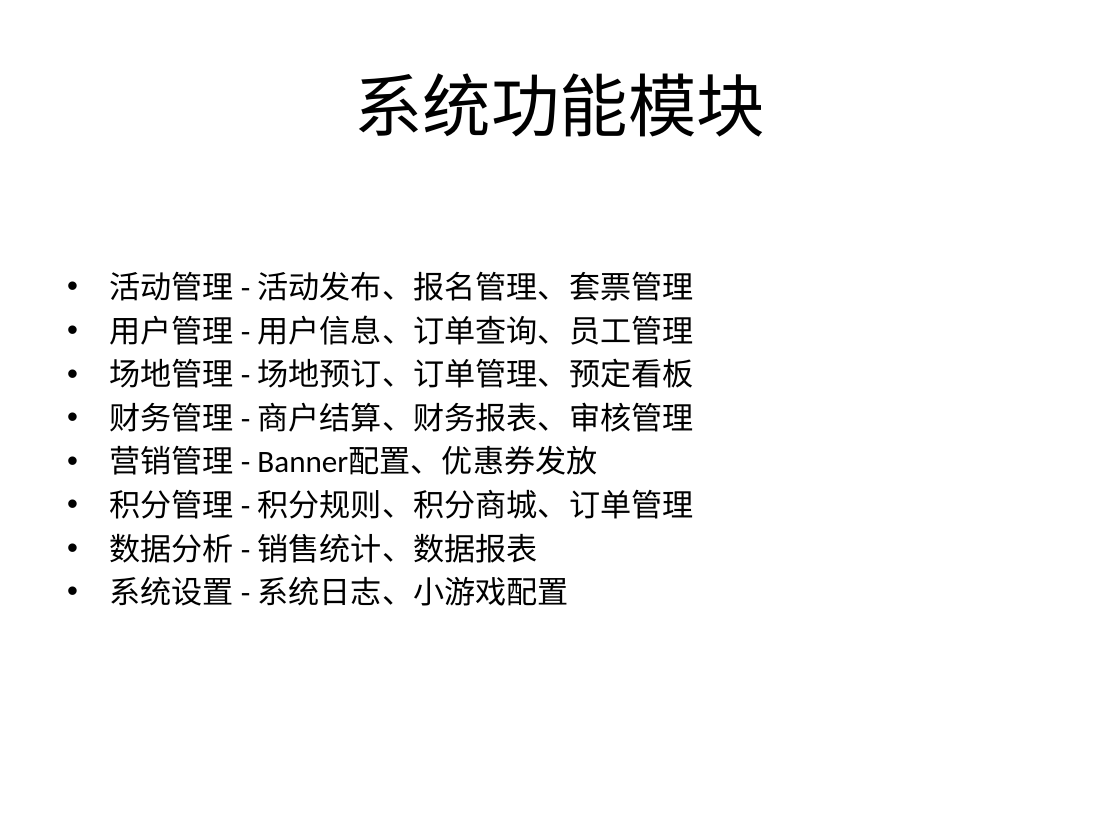
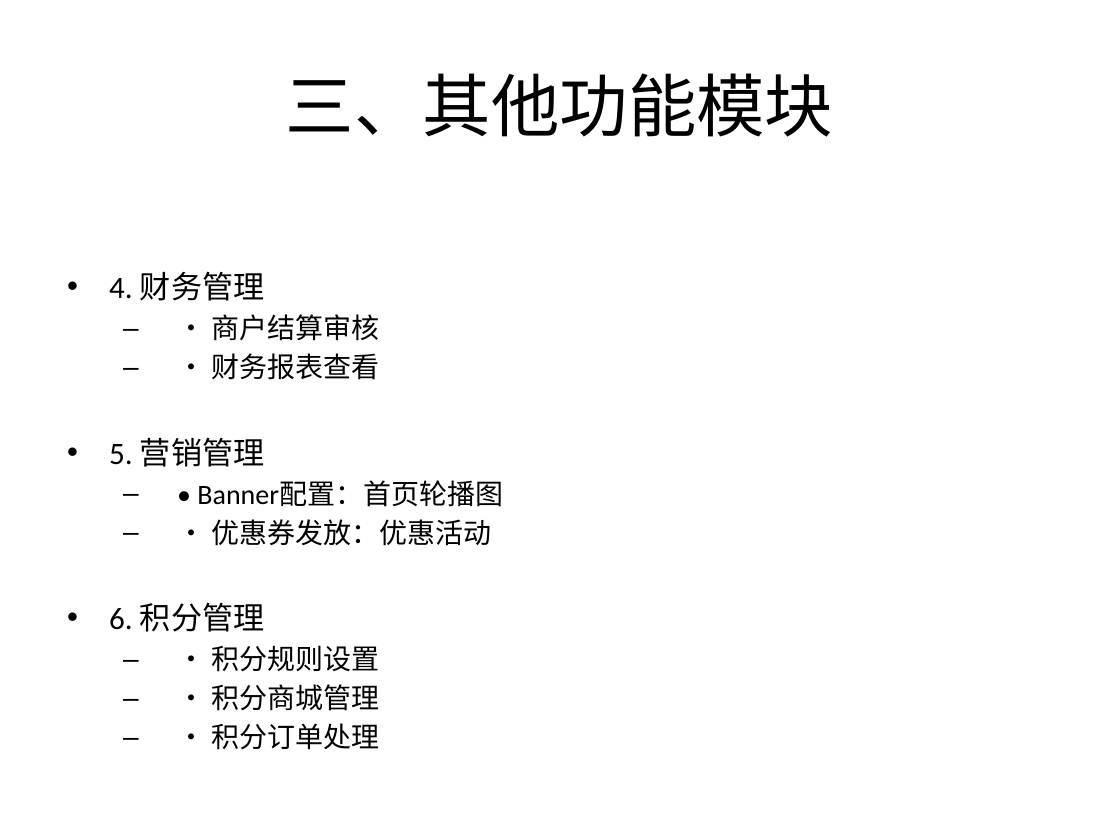
Before and after one commit to ctrlaomao/bjstarfish, a slide deck: slide 9 of 非雪季系统培训PPT.pptx (slide 4 before the commit). Drawn at 1120x840 pixels with LibreOffice and Linux fonts; fonts in the diff are those of the drawing. Boxes give left, top, right and bottom in pixels: in the first picture for what was removed or moved away, otherwise in the second. Text is boxed around its words. In the diff, an @@ line names an element or a change of style, - is before the commit and + after.

```diff
--- a/非雪季系统培训PPT.pptx
+++ b/非雪季系统培训PPT.pptx
@@ title at <box>286,73,833,137</box>: text changed @@
-系统功能模块
+三、其他功能模块
@@ text at <box>109,271,503,750</box>: text changed; size 20 to 18 pt @@
-• 活动管理 - 活动发布、报名管理、套票管理
-• 用户管理 - 用户信息、订单查询、员工管理
-• 场地管理 - 场地预订、订单管理、预定看板
-• 财务管理 - 商户结算、财务报表、审核管理
-• 营销管理 - Banner配置、优惠券发放
-• 积分管理 - 积分规则、积分商城、订单管理
-• 数据分析 - 销售统计、数据报表
-• 系统设置 - 系统日志、小游戏配置
+• 4. 财务管理
+  – • 商户结算审核
+  – • 财务报表查看
+• 5. 营销管理
+  – • Banner配置：首页轮播图
+  – • 优惠券发放：优惠活动
+• 6. 积分管理
+  – • 积分规则设置
+  – • 积分商城管理
+  – • 积分订单处理
```
Also in this commit, not shown: 13 other slides changed, 4 slides added, 17 slides removed, 23 other files.
